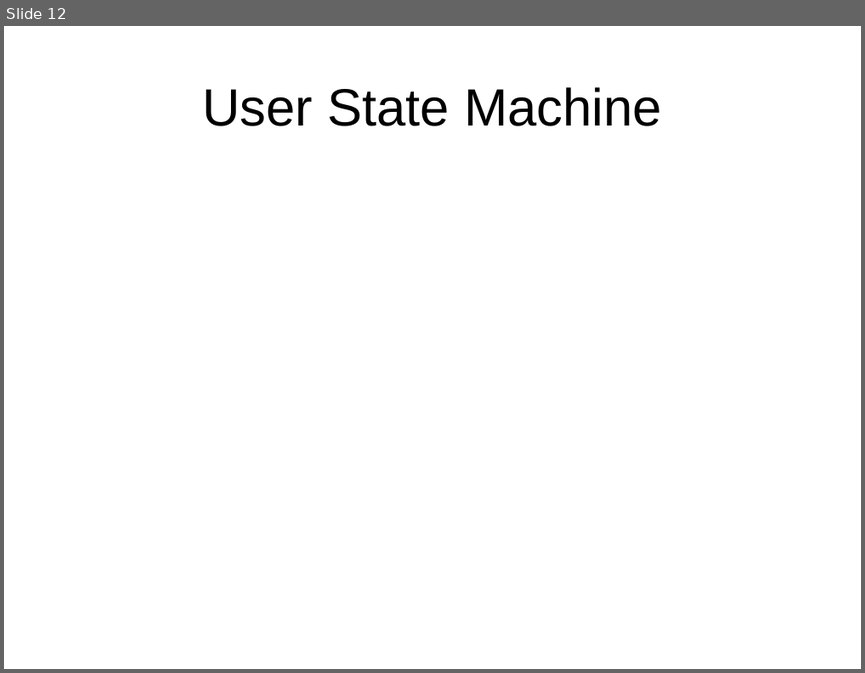
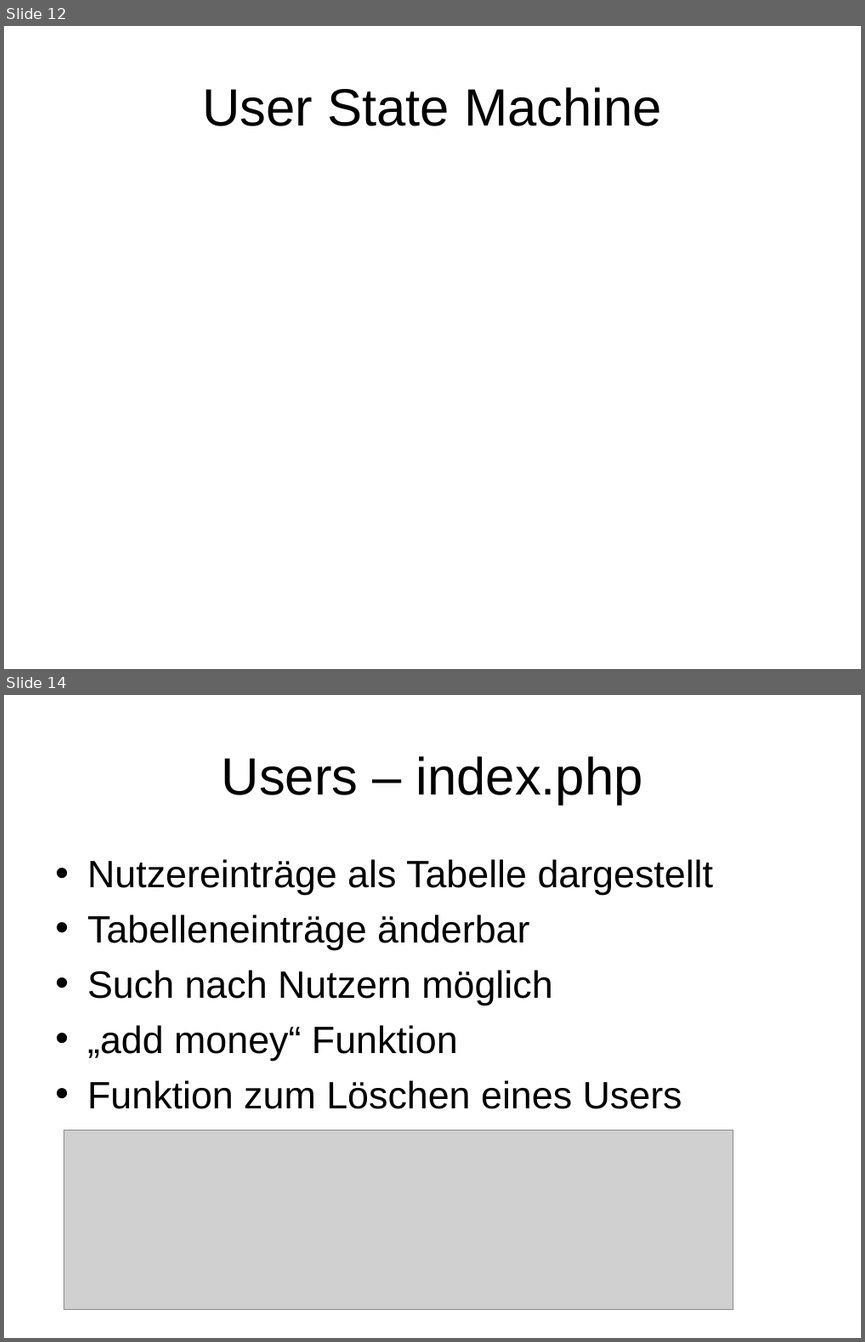
Before and after one commit to Killjen/matomat, a slide deck: präsi.odp. Shown one above the other, each under a label of ours: slide 12 before the commit, slides 12 and 14 after it; the slides between them are not shown. The pictures are 865x673 and 865x1342 pixels, drawn with LibreOffice and Linux fonts; fonts in the diff are those of the drawing; grey boxes stand for pictures; background and template pictures are left out. Boxes give left, top, right and bottom in pixels: in the first picture for what was removed or moved away, otherwise in the second. Text is boxed around its words. In the diff, an @@ line names an element or a change of style, - is before the commit and + after.

```diff
--- a/präsi.odp
+++ b/präsi.odp
@@ slide 14 added at [4, 695, 861, 1338], background picture (left out) @@
@@ title added at [222, 756, 643, 805], 44 pt, text #000000 @@
+Users – index.php
@@ text added at [87, 859, 714, 1109], 32 pt, text #000000 @@
+• Nutzereinträge als Tabelle dargestellt
+• Tabelleneinträge änderbar
+• Such nach Nutzern möglich
+• „add money“ Funktion
+• Funktion zum Löschen eines Users
@@ picture added at [64, 1130, 732, 1310] @@
```
Also in this commit, not shown: 1 slide changed, 3 other slides added.
